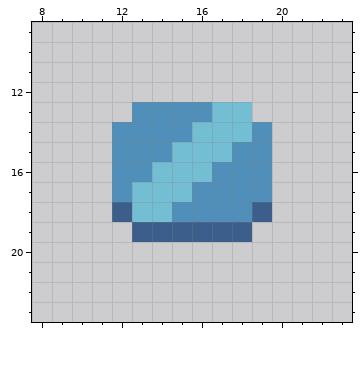
Edited in one commit: pixel-art file (res/img/turretpeg.aseprite). The picture above is the old version.
32x32 pixels, 1 frame. Shown: x 8..23, y 9..23.
Once edited:
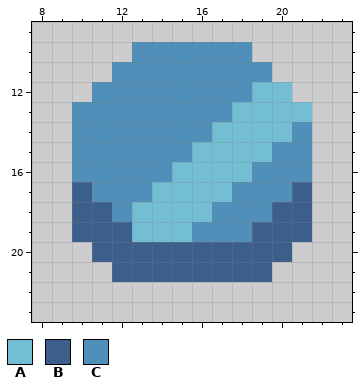
Palette (. is transparent): A #73bed3  B #3c5e8b  C #4f8fba
Edits made:
Colour A is added in row 12 at x 19 to 20; in row 13 at x 19 to 21; in row 14 at x 20.
Colour A replaces colour B in row 19 at x 13 to 15.
Colour A replaces colour C in row 14 at x 19; in row 15 at x 18 to 19; in row 16 at x 17 to 18; in row 17 at x 16 to 17; in row 18 at x 15 to 16.
Colour B is added in row 17 at x 10 and 21; in row 18 at x 10 to 11 and 20 to 21; in row 19 at x 10 to 12 and 19 to 21; in row 20 at x 11 to 20; in row 21 at x 12 to 19.
Colour C is added in row 10 at x 13 to 18; in row 11 at x 12 to 19; in row 12 at x 11 to 18; in row 13 at x 10 to 12; in row 14 at x 10 to 11 and 21; in rows 15 to 16 at x 10 to 11 and 20 to 21.
Colour C is added in row 17 at x 11 and 20.
Colour C replaces colour A in row 13 at x 17; in row 14 at x 16; in row 15 at x 15; in row 16 at x 14; in row 17 at x 13.
Colour C replaces colour B in row 18 at x 12 and 19; in row 19 at x 16 to 18.
Pixel boxes of the changes (left, top, right, bottom) in both pictures:
changed: (72, 42, 312, 282)
